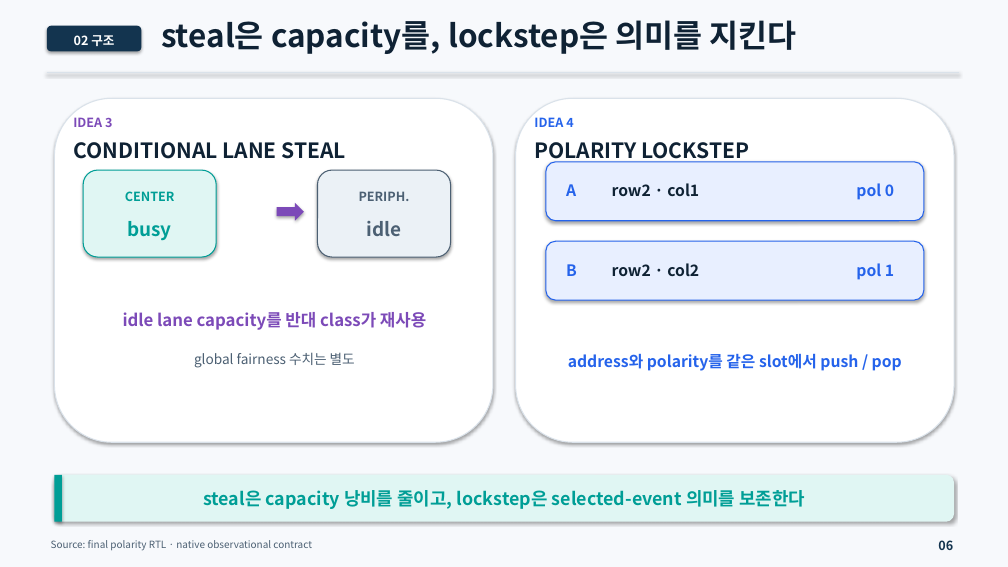
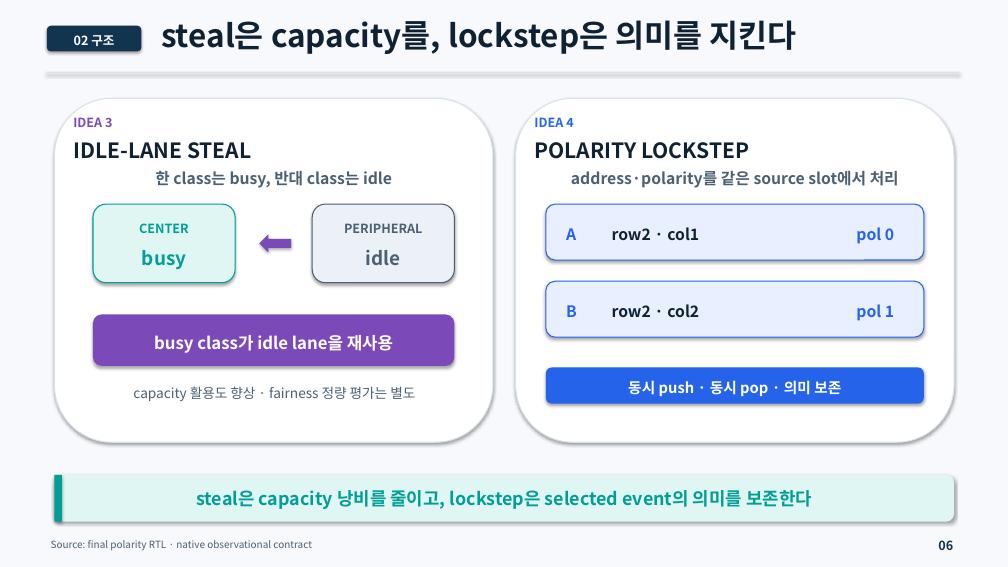
Before and after one commit to chickgoose/AI-semi, a slide deck: slide 6 of submission/cluster2_digital_first_round_20260828/presentation/cluster2_digital_first_round_20260828.pptx. Drawn at 1008x567 pixels with LibreOffice and Linux fonts; fonts in the diff are those of the drawing. Boxes give left, top, right and bottom in pixels: in the first picture for what was removed or moved away, otherwise in the second. Text is boxed around its words. In the diff, an @@ line names an element or a change of style, - is before the commit and + after.

Commit message:
Polish slide 5 and 6 layout alignment

```diff
--- a/submission/cluster2_digital_first_round_20260828/presentation/cluster2_digital_first_round_20260828.pptx
+++ b/submission/cluster2_digital_first_round_20260828/presentation/cluster2_digital_first_round_20260828.pptx
@@ text at (73, 142, 251, 159): text changed @@
-CONDITIONAL LANE STEAL
+IDLE-LANE STEAL
@@ text added at (155, 171, 392, 188), 15 pt, text #4C6073, bold @@
+한 class는 busy, 반대 class는 idle
@@ text added at (571, 171, 899, 188), 15 pt, text #4C6073, bold @@
+address·polarity를 같은 source slot에서 처리
@@ rounded rectangle: place and size @@
-rounded rectangle at (83, 170, 216, 257)
+rounded rectangle at (93, 204, 235, 283)
@@ right arrow removed at (277, 203, 304, 221) @@
@@ rounded rectangle: place and size @@
-rounded rectangle at (318, 170, 451, 257)
+rounded rectangle at (312, 204, 454, 283)
@@ text removed at (359, 191, 410, 201) @@
-PERIPH.
@@ rounded rectangle: place and size @@
-rounded rectangle at (546, 241, 924, 300)
+rounded rectangle at (546, 204, 924, 260)
@@ text "CENTER": place and size @@
-text "CENTER" at (125, 191, 175, 201)
+text "CENTER" at (139, 223, 189, 233)
@@ left arrow added at (259, 234, 291, 253), fill #7C4AB8 @@
@@ text added at (344, 223, 422, 233), 12 pt, text #4C6073, bold @@
+PERIPHERAL
@@ 3 texts: place and size @@
-3 texts at (566, 183, 894, 200)
+3 texts at (566, 227, 894, 244)
@@ text "busy": place and size @@
-text "busy" at (127, 221, 171, 241)
+text "busy" at (142, 250, 186, 270)
@@ text "idle": place and size @@
-text "idle" at (367, 221, 402, 236)
+text "idle" at (366, 250, 401, 265)
@@ rounded rectangle: place and size @@
-rounded rectangle at (546, 162, 924, 221)
+rounded rectangle at (546, 281, 924, 337)
@@ rounded rectangle added at (93, 315, 454, 366), fill #7C4AB8 @@
@@ 3 texts: place and size @@
-3 texts at (566, 263, 894, 280)
+3 texts at (566, 304, 894, 321)
@@ text at (154, 335, 393, 353): text changed; text colour #7C4AB8 to #FFFFFF @@
-idle lane capacity를 반대 class가 재사용
+busy class가 idle lane을 재사용
@@ text removed at (568, 353, 902, 371) @@
-address와 polarity를 같은 slot에서 push / pop
@@ text at (133, 386, 415, 401): text changed @@
-global fairness 수치는 별도
+capacity 활용도 향상 · fairness 정량 평가는 별도
@@ rounded rectangle added at (546, 368, 924, 404), fill #2563EB @@
@@ text added at (628, 380, 841, 396), 14 pt, text #FFFFFF, bold @@
+동시 push · 동시 pop · 의미 보존
@@ text at (196, 490, 812, 509): text changed @@
-steal은 capacity 낭비를 줄이고, lockstep은 selected-event 의미를 보존한다
+steal은 capacity 낭비를 줄이고, lockstep은 selected event의 의미를 보존한다
```
Also in this commit, not shown: 1 other slide changed, 3 other files.
